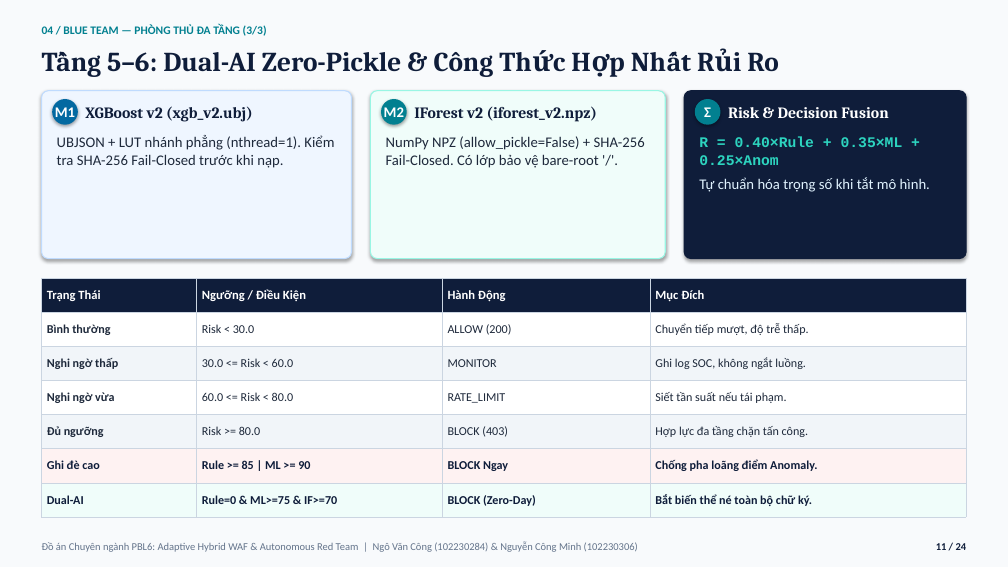
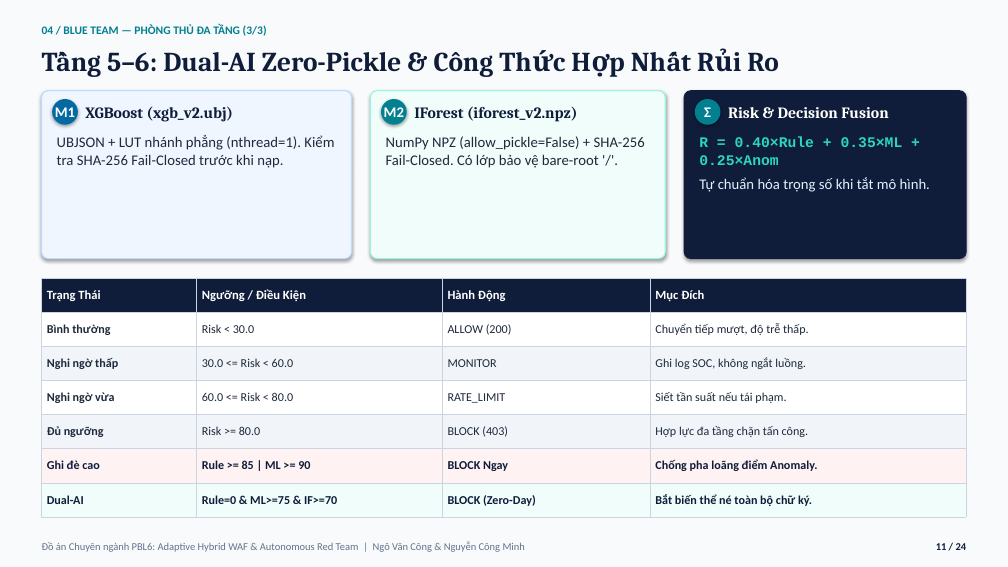
Before and after one commit to vcongggggg/pbl6, a slide deck: slide 11 of docs/reports/PBL6_Academic_Defense_Slides.pptx. Drawn at 1008x567 pixels with LibreOffice and Linux fonts; fonts in the diff are those of the drawing. Boxes give left, top, right and bottom in pixels: in the first picture for what was removed or moved away, otherwise in the second. Text is boxed around its words. In the diff, an @@ line names an element or a change of style, - is before the commit and + after.

```diff
--- a/docs/reports/PBL6_Academic_Defense_Slides.pptx
+++ b/docs/reports/PBL6_Academic_Defense_Slides.pptx
@@ text at (85, 106, 234, 122): text changed @@
-XGBoost v2 (xgb_v2.ubj)
+XGBoost (xgb_v2.ubj)
@@ text at (414, 106, 577, 122): text changed @@
-IForest v2 (iforest_v2.npz)
+IForest (iforest_v2.npz)
@@ text at (42, 542, 525, 552): text changed @@
-Đồ án Chuyên ngành PBL6: Adaptive Hybrid WAF & Autonomous Red Team | Ngô Văn Công (102230284) & Nguyễn Công Minh (102230306)
+Đồ án Chuyên ngành PBL6: Adaptive Hybrid WAF & Autonomous Red Team | Ngô Văn Công & Nguyễn Công Minh
```
Also in this commit, not shown: 23 other slides changed, 26 other files.
